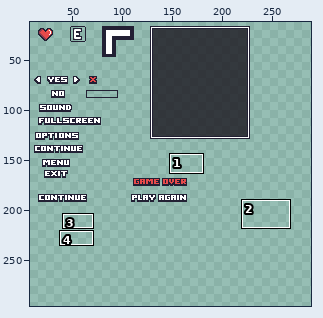
Pixel-art file -- Game Art/UI/Collection.aseprite. Above, an overview of the earlier version with the close-up marked.
Close-up. Earlier state:
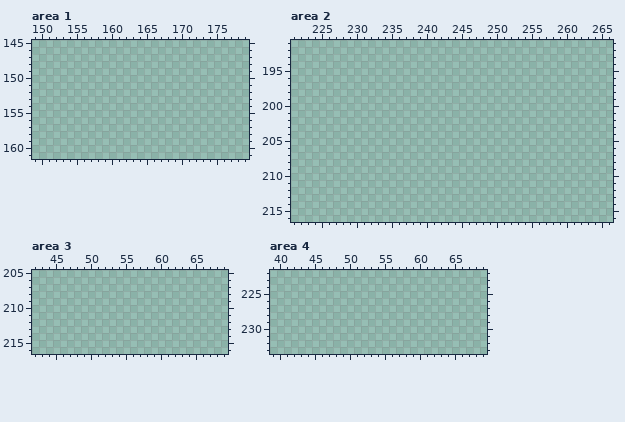
320x320 pixels, 1 frame. Shown: area 1: x 149..179, y 145..161; area 2: x 221..266, y 191..216; area 3: x 42..69, y 205..216; area 4: x 39..69, y 222..233. The wide view leaves out empty margins. The commit also changed other parts of the picture, which this record leaves out.
Once edited:
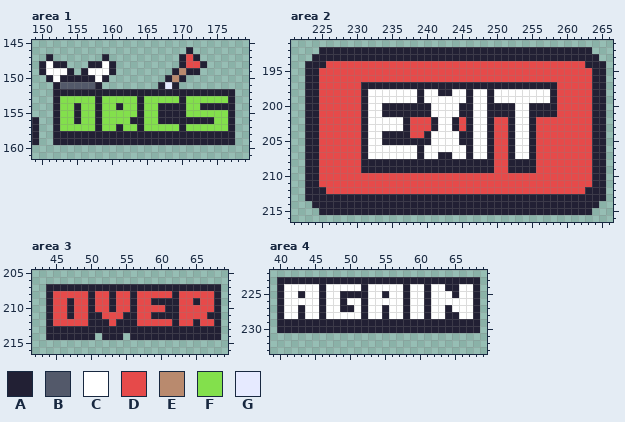
Palette (. is transparent): A #222034  B #53596a  C #ffffff  D #e64a4a  E #b98a6e  F #83e04c  G #e6eaff
Edits made:
Changed rows in their new state; - is an unchanged pixel.
Area 1:
first column x 149:
146 ----------------------A------
147 --A-------A----------ADA-----
148 -ACAA---AACA---------ADDA----
149 -ACCCA-ACCCA--------AEAA-----
150 --ACAAAAACA--------AEA-------
151 ---ABBBBBA--------AGA--------
152 ---AAAAAAAAAAAAAAAAAAAAAAAAAA
153 ---AFFFFFAFFFFFAFFFFFAFFFFFFA
154 ---AFFAFFAFFAFFAFFAAAAFFAAAAA
155 ---AFFAFFAFFFFFAFFAAAAFFFFFFA
156 A--AFFAFFAFFFFAAFFAAAAAAAAFFA
157 A--AFFFFFAFFAFFAFFFFFAFFFFFFA
158 A--AAAAAAAAAAAAAAAAAAAAAAAAAA
159 A--AAAAAAAAAAAAAAAAAAAAAAAAAA
Area 2:
first column x 223:
192 --AAAAAAAAAAAAAAAAAAAAAAAAAAAAAAAAAAAAAAA--
193 -AAAAAAAAAAAAAAAAAAAAAAAAAAAAAAAAAAAAAAAAA-
194 AAADDDDDDDDDDDDDDDDDDDDDDDDDDDDDDDDDDDDDAAA
195 AADDDDDDDDDDDDDDDDDDDDDDDDDDDDDDDDDDDDDDDAA
196 AADDDDDDDDDDDDDDDDDDDDDDDDDDDDDDDDDDDDDDDAA
197 AADDDDDDAAAAAAAAAAAAAAAAAAAAAAAAAAAADDDDDAA
198 AADDDDDDACCCCCCCACCAACCACCACCCCCCCCADDDDDAA
199 AADDDDDDACCCCCCCACCCCCCACCACCCCCCCCADDDDDAA
200 AADDDDDDACCAAAAAAACCCCAACCAAAACCAAAADDDDDAA
201 AADDDDDDACCAAAAAAACCCCAACCAAAACCAAAADDDDDAA
202 AADDDDDDACCCCCADDDACCADACCADDACCADDDDDDDDAA
203 AADDDDDDACCCCCADDDACCADACCADDACCADDDDDDDDAA
204 AADDDDDDACCAAAADDACCCCAACCADDACCADDDDDDDDAA
205 AADDDDDDACCAAAAAAACCCCAACCADDACCADDDDDDDDAA
206 AADDDDDDACCCCCCCACCCCCCACCADDACCADDDDDDDDAA
207 AADDDDDDACCCCCCCACCAACCACCADDACCADDDDDDDDAA
208 AADDDDDDAAAAAAAAAAAAAAAAAAADDAAAADDDDDDDDAA
209 AADDDDDDAAAAAAAAAAAAAAAAAAADDAAAADDDDDDDDAA
210 AADDDDDDDDDDDDDDDDDDDDDDDDDDDDDDDDDDDDDDDAA
211 AADDDDDDDDDDDDDDDDDDDDDDDDDDDDDDDDDDDDDDDAA
212 AAADDDDDDDDDDDDDDDDDDDDDDDDDDDDDDDDDDDDDAAA
213 AAAAAAAAAAAAAAAAAAAAAAAAAAAAAAAAAAAAAAAAAAA
214 -AAAAAAAAAAAAAAAAAAAAAAAAAAAAAAAAAAAAAAAAA-
215 --AAAAAAAAAAAAAAAAAAAAAAAAAAAAAAAAAAAAAAA--
Area 3:
first column x 44:
207 AAAAAAAAAAAAAAAAAAAAAAAAA
208 ADDDDDADDADDADDDDDADDDDDA
209 ADDADDADDADDADDAAAADDADDA
210 ADDADDADDADDADDDDAADDDDDA
211 ADDADDAADDDAADDAAAADDDDAA
212 ADDDDDAAADAAADDDDDADDADDA
213 AAAAAAAAAAAAAAAAAAAAAAAAA
214 AAAAAAA-AAA-AAAAAAAAAAAAA
Area 4:
first column x 40:
223 AAAAAAAAAAAAAAAAAAAAAAAAAAAAA
224 ACCCCCACCCCCACCCCCACCACCAACCA
225 ACCACCACCAAAACCACCACCACCCACCA
226 ACCCCCACCACCACCCCCACCACCCCCCA
227 ACCACCACCAACACCACCACCACCACCCA
228 ACCACCACCCCCACCACCACCACCAACCA
229 AAAAAAAAAAAAAAAAAAAAAAAAAAAAA
230 AAAAAAAAAAAAAAAAAAAAAAAAAAAAA
Changed places in both close-ups, as pixel boxes (x1, y1, x2, y2):
added: (32, 47, 235, 145)
added: (305, 47, 606, 215)
added: (46, 284, 221, 340)
added: (277, 277, 480, 333)
